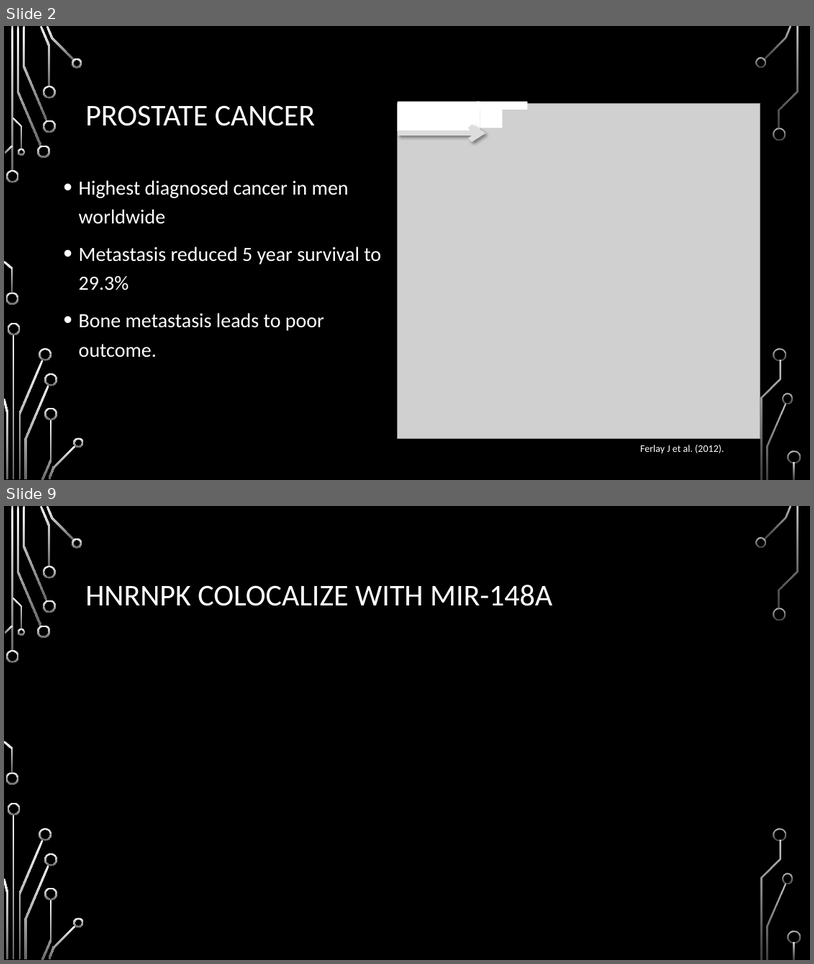
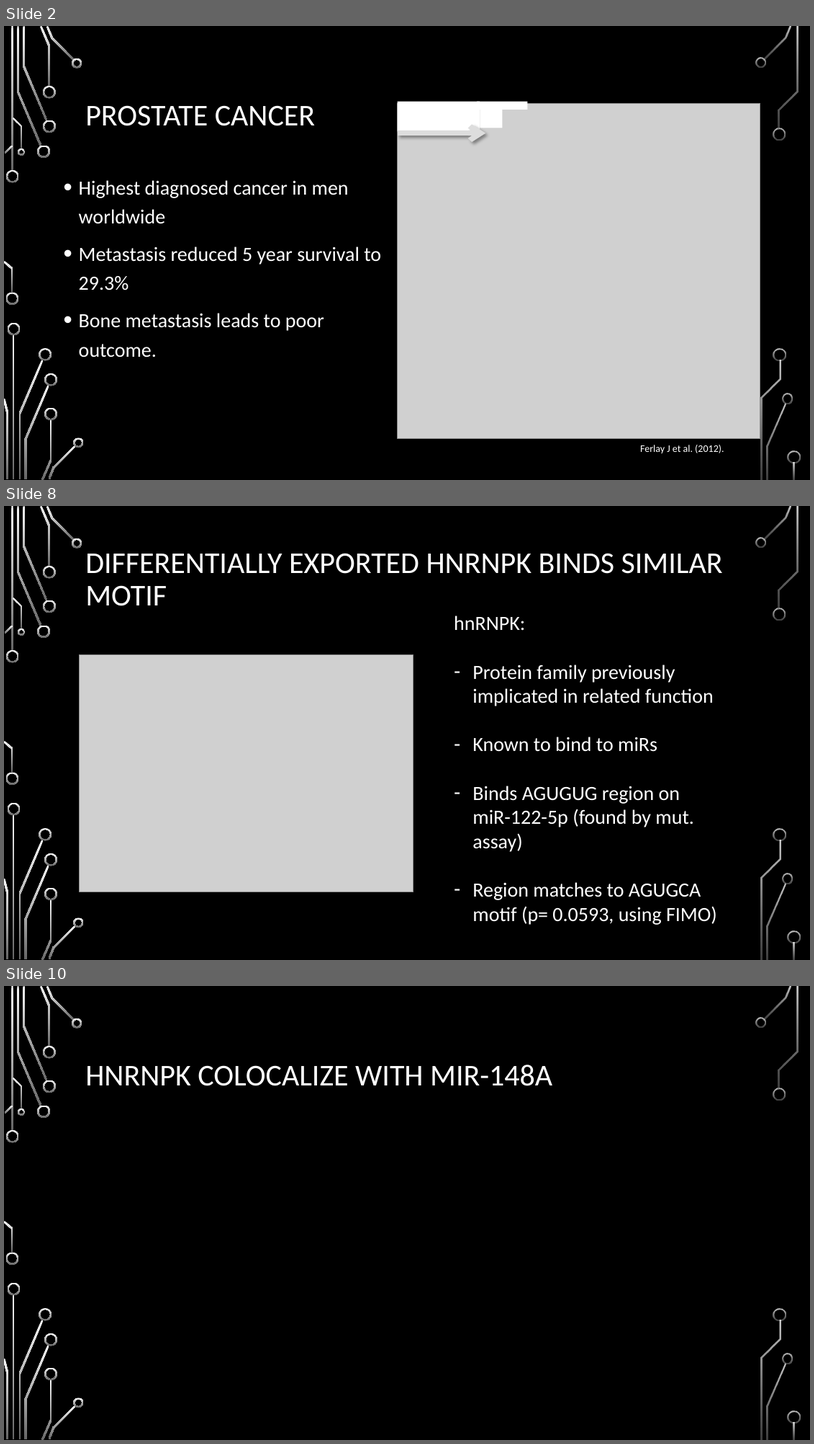
Before and after one commit to HarleyRobinson/Honours2, a slide deck: BackgroundInfo/MeetingSept.pptx. Shown one above the other, each under a label of ours: slides 2 and 9 before the commit, slides 2, 8 and 10 after it; the slides between them are not shown. The pictures are 814x964 and 814x1444 pixels, drawn with LibreOffice and Linux fonts; fonts in the diff are those of the drawing; grey boxes stand for pictures; background and template pictures are left out. Boxes give left, top, right and bottom in pixels: in the first picture for what was removed or moved away, otherwise in the second. Text is boxed around its words. In the diff, an @@ line names an element or a change of style, - is before the commit and + after.

```diff
--- a/BackgroundInfo/MeetingSept.pptx
+++ b/BackgroundInfo/MeetingSept.pptx
@@ slide 8 added at (4, 506, 810, 960), background picture (left out); not listed: 36 template elements that a slide beside it also shows @@
@@ title added at (85, 553, 723, 606), 36 pt, text #FFFFFF @@
+DIFFERENTIALLY EXPORTED HNRNPK BINDS SIMILAR MOTIF
@@ text added at (454, 615, 718, 924), 24 pt, text #FFFFFF @@
+hnRNPK:
+– Protein family previously implicated in related function
+– Known to bind to miRs
+– Binds AGUGUG region on miR-122-5p (found by mut. assay)
+– Region matches to AGUGCA motif (p= 0.0593, using FIMO)
@@ picture added at (80, 655, 414, 892) @@
@@ what was slide 9 is now slide 10 @@
```
Also in this commit, not shown: 6 slides changed, 1 other slide added, 1 slide removed, 12 other files.
